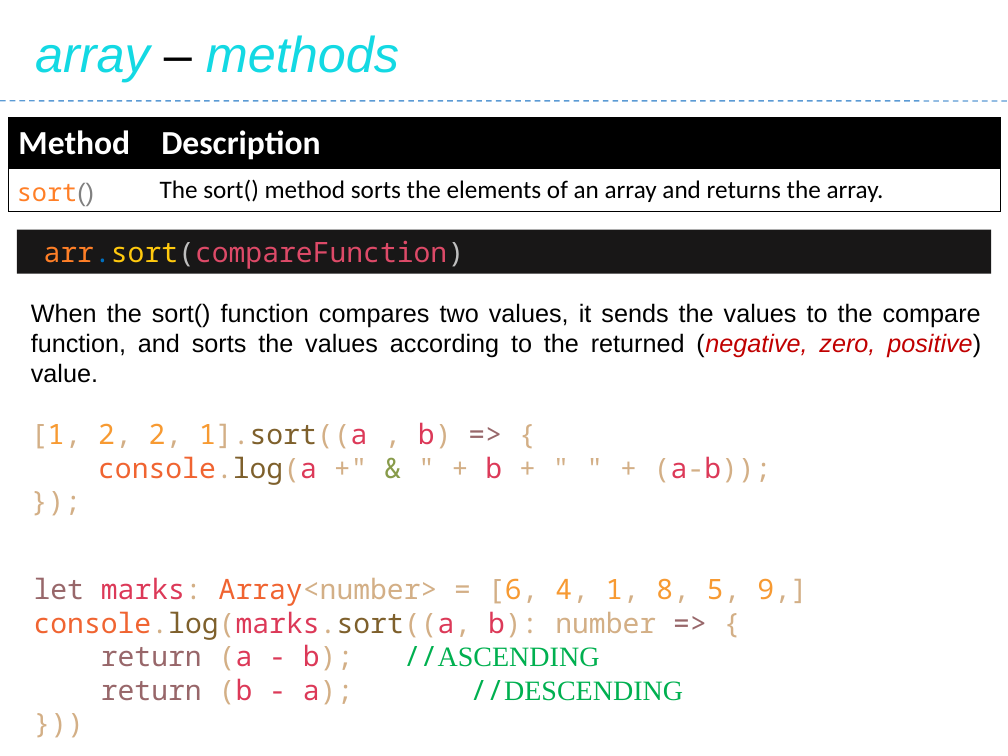
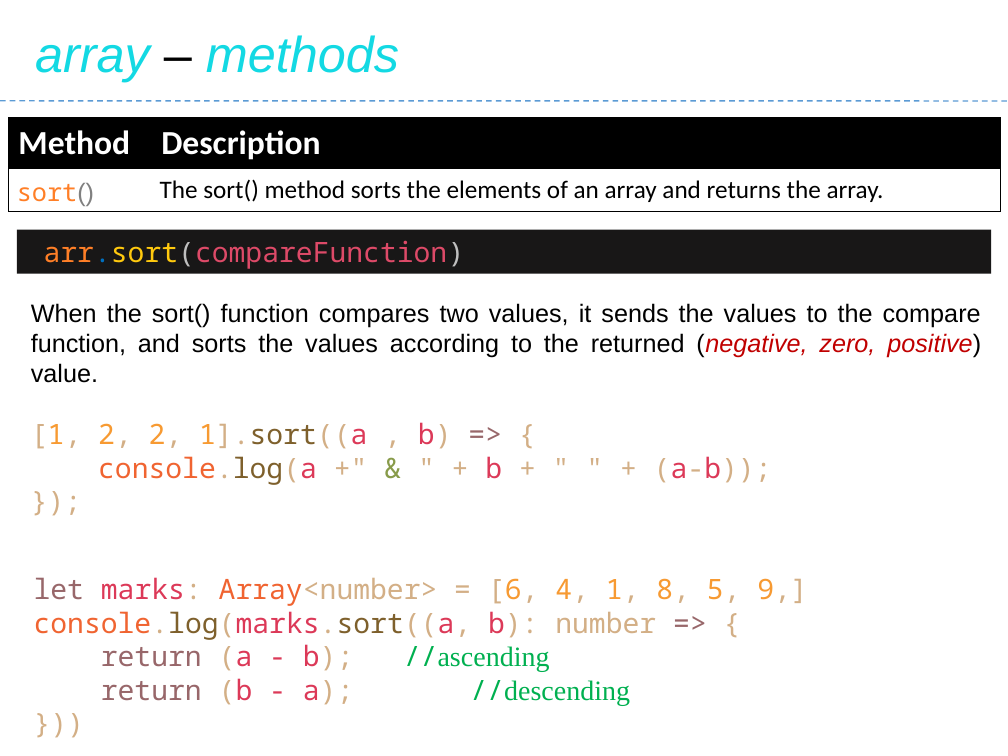
Before and after one commit to Saleel-Bagde/PPT-s, a slide deck: slide 169 of JavaScript.pptx. Drawn at 1008x756 pixels with LibreOffice and Linux fonts; fonts in the diff are those of the drawing. Boxes give left, top, right and bottom in pixels: in the first picture for what was removed or moved away, otherwise in the second. Text is boxed around its words. In the diff, an @@ line names an element or a change of style, - is before the commit and + after.

```diff
--- a/JavaScript.pptx
+++ b/JavaScript.pptx
@@ text at box(101, 644, 630, 706): text changed @@
-return (a - b); //ASCENDING
-return (b - a); //DESCENDING
+return (a - b); //ascending
+return (b - a); //descending
```
Also in this commit, not shown: 17 other slides changed.
